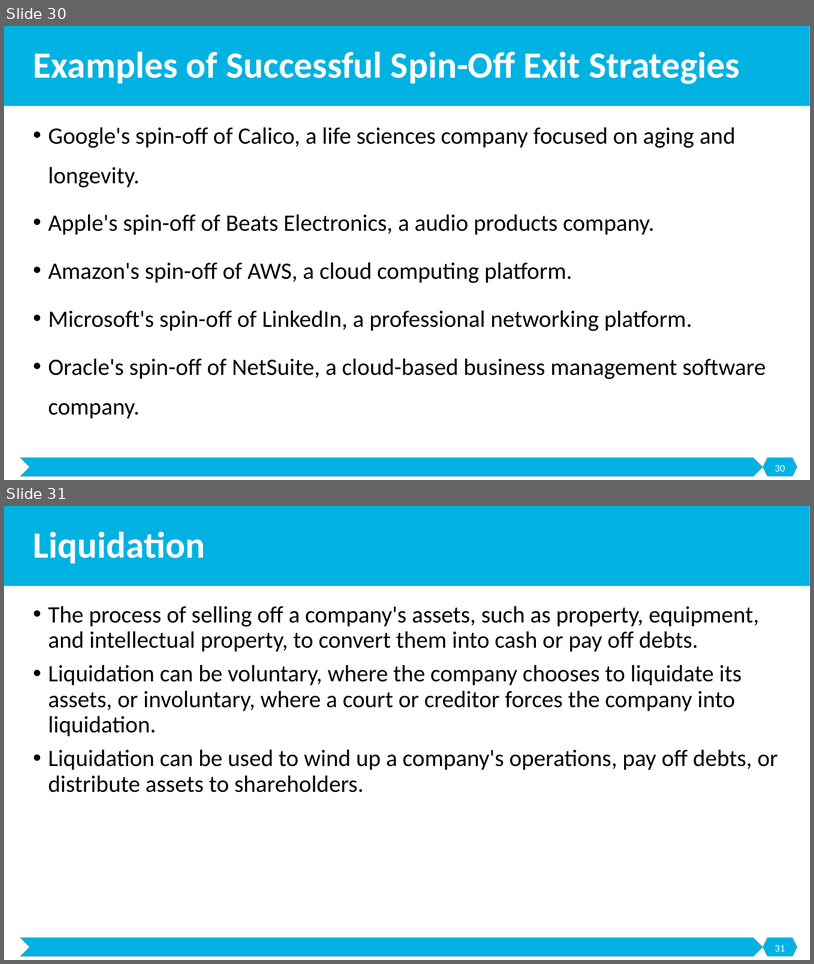
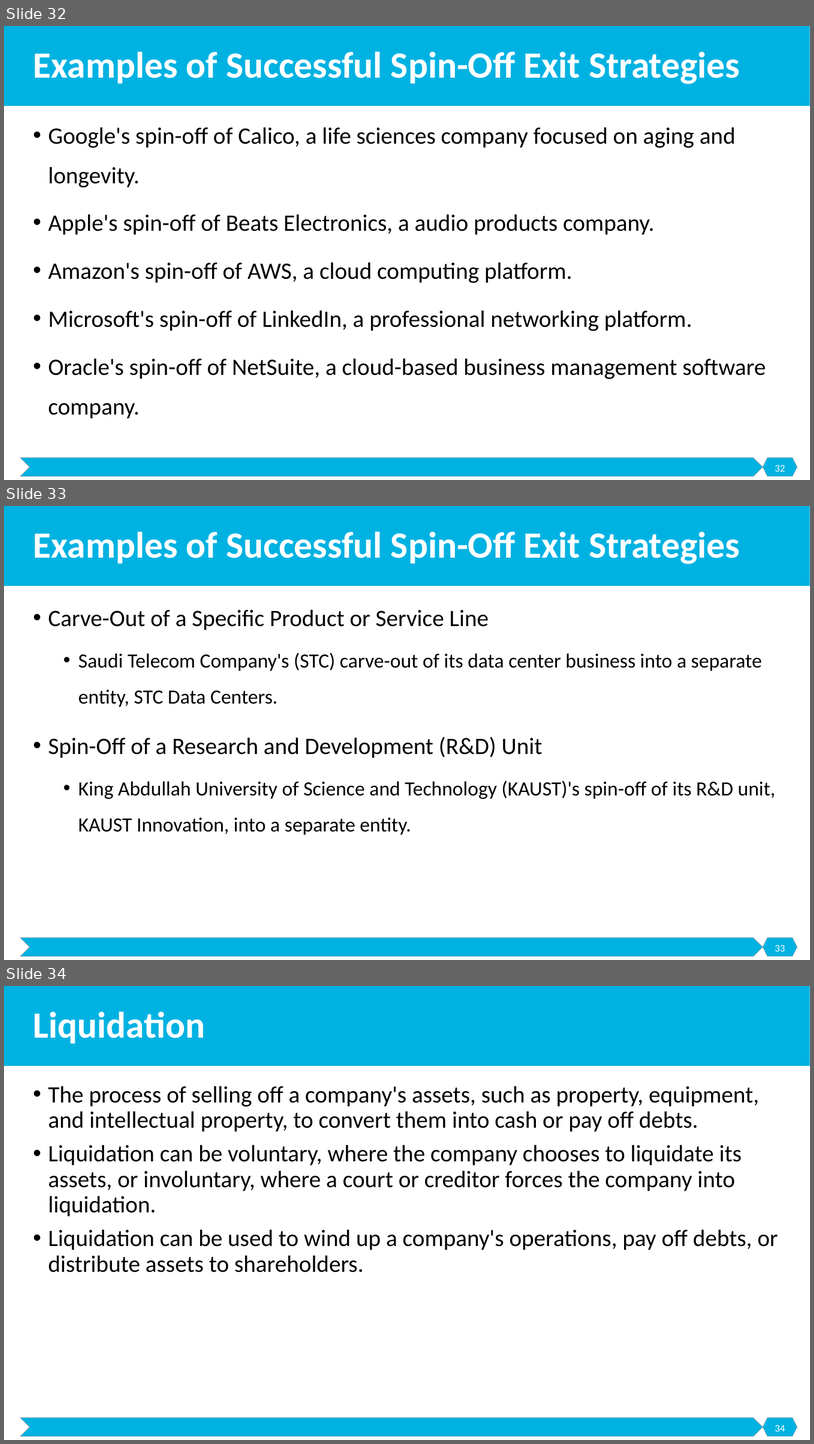
Before and after one commit to malenezi/malenezi, a slide deck: SE495/Lectures/8-Exit Strategies/Exit Strategies.pptx. Shown one above the other, each under a label of ours: slides 30 and 31 before the commit, slides 32, 33 and 34 after it. The pictures are 814x964 and 814x1444 pixels, drawn with LibreOffice and Linux fonts; fonts in the diff are those of the drawing. Boxes give left, top, right and bottom in pixels: in the first picture for what was removed or moved away, otherwise in the second. Text is boxed around its words. In the diff, an @@ line names an element or a change of style, - is before the commit and + after.

```diff
--- a/SE495/Lectures/8-Exit Strategies/Exit Strategies.pptx
+++ b/SE495/Lectures/8-Exit Strategies/Exit Strategies.pptx
@@ slide 33 added at (4, 506, 810, 960), background #FFFFFF; not listed: 3 template elements that a slide beside it also shows @@
@@ title added at (33, 531, 740, 564), 44 pt, text #FFFFFF, bold @@
+Examples of Successful Spin-Off Exit Strategies
@@ text added at (48, 609, 776, 835), 24 pt, text #000000 @@
+• Carve-Out of a Specific Product or Service Line
+  • Saudi Telecom Company's (STC) carve-out of its data center business into a separate entity, STC Data Centers.
+• Spin-Off of a Research and Development (R&D) Unit
+  • King Abdullah University of Science and Technology (KAUST)'s spin-off of its R&D unit, KAUST Innovation, into a separate entity.
@@ page number added at (775, 945, 785, 951), 12 pt, text #FFFFFF @@
+33
@@ what was slide 30 is now slide 32 @@
@@ page number at (775, 465, 785, 471): text changed @@
-30
+32
@@ what was slide 31 is now slide 34 @@
@@ page number at (775, 1425, 785, 1431): text changed @@
-31
+34
```
Also in this commit, not shown: 4 slides changed, 2 other slides added.
